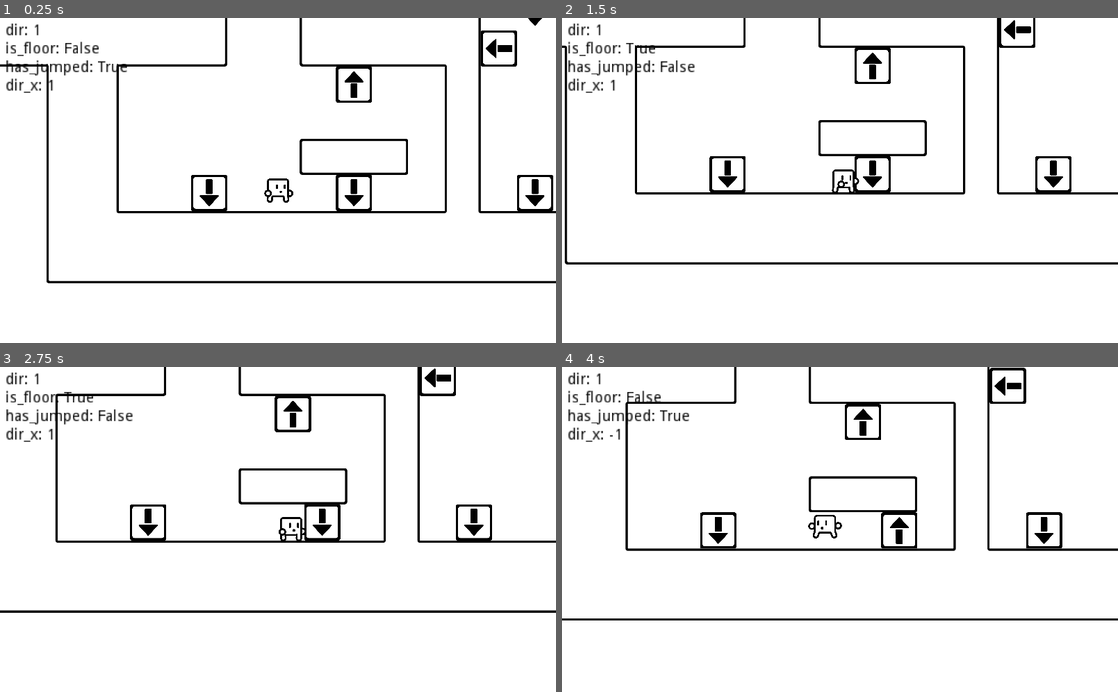
Above: before the commit, frames 1-4 (two rows, left to right).
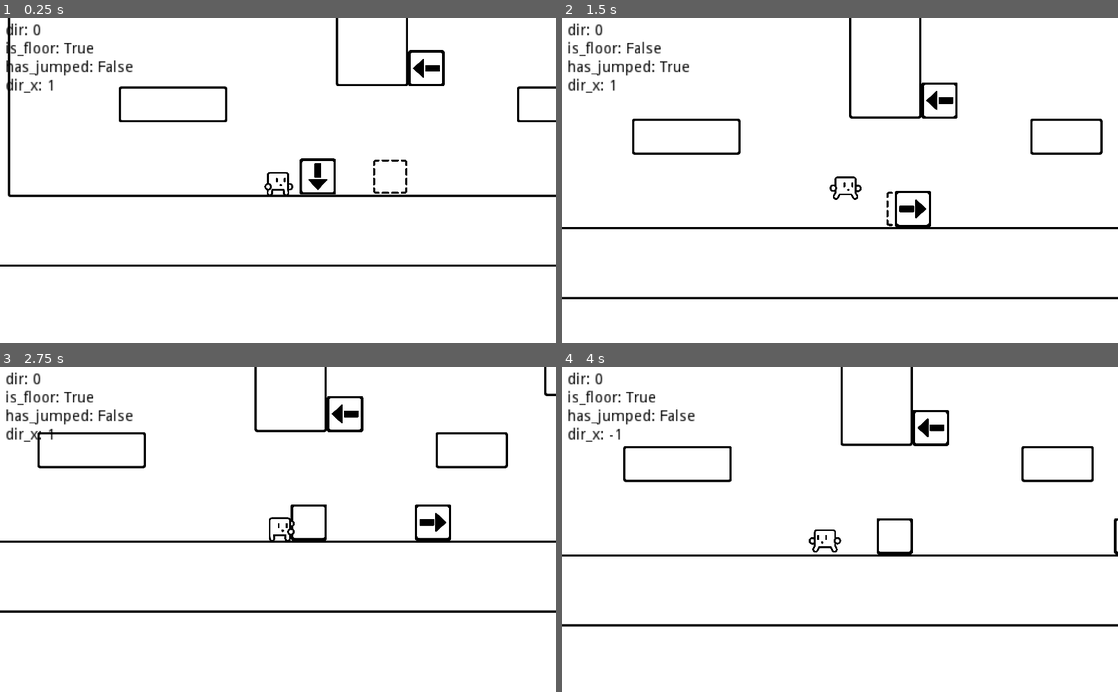
Above: after the commit, the same moments.

Repository: HarmonyHoney/ROTA
Game: Godot game, scene res://src/map/0.tscn
Two runs of this game, one before a commit and one after it. Both use one fixed random seed, a clock stepped at 60 frames per second and the inputs below.
Inputs:
- Up to frame 1 (0.25 s): no input
- Up to frame 2 (1.5 s): tap Enter at 0.5 s; hold Right (right) 0.53-1.28 s; tap C (action) at 0.6 s; tap X (jump) at 0.77 s; hold Down (down) from 1.28 s (still down); tap Q at 1.35 s
- Up to frame 3 (2.75 s): tap X (jump) at 1.52 s; release Down (down) at 2.03 s; hold Right (right) from 2.03 s (still down); tap E at 2.1 s
- Up to frame 4 (4 s): release Right (right) at 2.78 s; hold Up (up) 2.78-3.53 s; tap C (action) at 2.85 s; tap X (jump) at 3.02, 3.77 s; hold Left (left) from 3.53 s (still down); tap Q at 3.6 s

The runs differ from the first frame. In frame 1, 8.2% of the frame differs, in the area x 0-100%, y 0-82%; in frame 2, 8.6%, in the area x 0-100%, y 0-87%; in frame 3, 4.8%; in frame 4, 7.7%.

Commit message:
passthrough(:

Diff:
--- a/src/actor/Box.gd
+++ b/src/actor/Box.gd
@@ -27,7 +27,8 @@
 func _ready():
 	set_dir()
 	arrow.rotation_degrees = arrow_angle
-	position = (position / 50).floor() * 50
+	# snap to every 100 + 50
+	position = Vector2(50, 50) + (position / 100).floor() * 100
 
 func rot(arg : Vector2, backwards := false):
 	return arg.rotated(deg2rad((-dir if backwards else dir) * 90))
--- a/src/actor/Box.tscn
+++ b/src/actor/Box.tscn
@@ -38,6 +38,9 @@
 [node name="CollisionShape2D" type="CollisionShape2D" parent="."]
 shape = SubResource( 1 )
 
+[node name="AudioPush" type="AudioStreamPlayer2D" parent="."]
+stream = ExtResource( 3 )
+
 [node name="Area2D" type="Area2D" parent="."]
 visible = false
 collision_layer = 4
@@ -60,10 +63,8 @@
 [node name="CollisionShape2D2" type="CollisionShape2D" parent="StandingArea"]
 shape = SubResource( 4 )
 
-[node name="AudioPush" type="AudioStreamPlayer2D" parent="."]
-stream = ExtResource( 3 )
-
 [node name="PushAreas" type="Node2D" parent="."]
+visible = false
 
 [node name="Left" type="Area2D" parent="PushAreas"]
 position = Vector2( -50, 0 )
--- /dev/null
+++ b/src/actor/Passthrough.gd
@@ -0,0 +1,30 @@
+extends Node2D
+
+onready var dotted : Sprite = $Sprites/Dotted
+onready var rect : Sprite = $Sprites/Rect
+onready var static_body : StaticBody2D = $StaticBody2D
+onready var area : Area2D = $Area2D
+
+var is_solid := false
+
+var solid_clock := 0.1
+
+func _ready():
+	set_physics_process(false)
+
+func _on_Area2D_body_exited(body):
+	if !is_physics_processing() and (body.is_in_group("player") or body.is_in_group("box")):
+		set_physics_process(true)
+
+func _physics_process(delta):
+	solid_clock = max(0, solid_clock - delta)
+	if solid_clock == 0 and area.get_overlapping_bodies().size() == 0:
+		make_solid()
+		set_physics_process(false)
+
+func make_solid():
+	is_solid = true
+	print(name, " became solid")
+	dotted.visible = false
+	rect.visible = true
+	static_body.set_collision_layer_bit(0, true)
--- /dev/null
+++ b/src/actor/Passthrough.tscn
@@ -0,0 +1,41 @@
+[gd_scene load_steps=6 format=2]
+
+[ext_resource path="res://media/image/passthrough.png" type="Texture" id=1]
+[ext_resource path="res://src/actor/Passthrough.gd" type="Script" id=2]
+[ext_resource path="res://media/image/rect.png" type="Texture" id=3]
+
+[sub_resource type="RectangleShape2D" id=1]
+extents = Vector2( 49.9, 49.9 )
+
+[sub_resource type="RectangleShape2D" id=2]
+extents = Vector2( 50, 50 )
+
+[node name="Passthrough" type="Node2D"]
+script = ExtResource( 2 )
+
+[node name="Sprites" type="Node2D" parent="."]
+scale = Vector2( 0.25, 0.25 )
+
+[node name="Dotted" type="Sprite" parent="Sprites"]
+scale = Vector2( 0.95, 0.95 )
+texture = ExtResource( 1 )
+
+[node name="Rect" type="Sprite" parent="Sprites"]
+visible = false
+texture = ExtResource( 3 )
+
+[node name="Area2D" type="Area2D" parent="."]
+collision_layer = 0
+collision_mask = 6
+
+[node name="CollisionShape2D" type="CollisionShape2D" parent="Area2D"]
+shape = SubResource( 1 )
+
+[node name="StaticBody2D" type="StaticBody2D" parent="."]
+collision_layer = 0
+collision_mask = 0
+
+[node name="CollisionShape2D" type="CollisionShape2D" parent="StaticBody2D"]
+shape = SubResource( 2 )
+
+[connection signal="body_exited" from="Area2D" to="." method="_on_Area2D_body_exited"]
--- a/src/actor/Player.gd
+++ b/src/actor/Player.gd
@@ -31,20 +31,20 @@
 onready var label : Label = $DebugCanvas/Labels/Label
 var readout = []
 
-export var sprite_weight := 3.0
+var sprite_weight := 6.0
 var target_angle := 0.0
 
 var blink_clock := 0.0
 
 var push_clock := 0.0
-export var push_time := 0.2
+var push_time := 0.4
 
 var punch_clock := 0.0
 var punch_time := 0.4
 var is_punch := false
 
 var turn_clock := 0.0
-export var turn_time := 0.1
+var turn_time := 0.1
 
 func _ready():
 	if Engine.editor_hint: return
--- a/src/actor/Player.tscn
+++ b/src/actor/Player.tscn
@@ -895,9 +895,6 @@
 z_as_relative = false
 collision_layer = 3
 script = ExtResource( 2 )
-sprite_weight = 6.0
-push_time = 0.4
-turn_time = 0.05
 
 [node name="DebugCanvas" type="CanvasLayer" parent="."]
 
--- a/src/map/0.tscn
+++ b/src/map/0.tscn
@@ -11,6 +11,7 @@
 [ext_resource path="res://src/actor/Spinner.tscn" type="PackedScene" id=9]
 [ext_resource path="res://src/actor/Arrow.tscn" type="PackedScene" id=10]
 [ext_resource path="res://src/actor/Portal.tscn" type="PackedScene" id=11]
+[ext_resource path="res://src/actor/Passthrough.tscn" type="PackedScene" id=12]
 
 [node name="Node2D" type="Node2D"]
 
@@ -24,8 +25,7 @@
 [node name="Actors" type="Node2D" parent="."]
 
 [node name="Player" parent="Actors" instance=ExtResource( 3 )]
-position = Vector2( -400, 40 )
-dir = 1
+position = Vector2( 240, 1750 )
 
 [node name="Box" parent="Actors" instance=ExtResource( 4 )]
 position = Vector2( 250, 150 )
@@ -54,7 +54,7 @@
 dir = 2
 
 [node name="Box8" parent="Actors" instance=ExtResource( 4 )]
-position = Vector2( -450, 750 )
+position = Vector2( -350, 850 )
 dir = 1
 
 [node name="Box9" parent="Actors" instance=ExtResource( 4 )]
@@ -72,6 +72,9 @@
 [node name="Box12" parent="Actors" instance=ExtResource( 4 )]
 position = Vector2( -150, 250 )
 dir = 3
+
+[node name="Box13" parent="Actors" instance=ExtResource( 4 )]
+position = Vector2( 350, 1750 )
 
 [node name="Exit" parent="Actors" instance=ExtResource( 7 )]
 position = Vector2( 1150, -300 )
@@ -123,3 +126,6 @@
 [node name="Portal2" parent="Actors" instance=ExtResource( 11 )]
 position = Vector2( 1350, 50 )
 connection_path = NodePath("../Portal")
+
+[node name="Passthrough" parent="Actors" instance=ExtResource( 12 )]
+position = Vector2( 550, 1750 )
Binary file added: media/image/passthrough.png
Not shown: 1 places in src/map/0.tscn that only renumber resources
